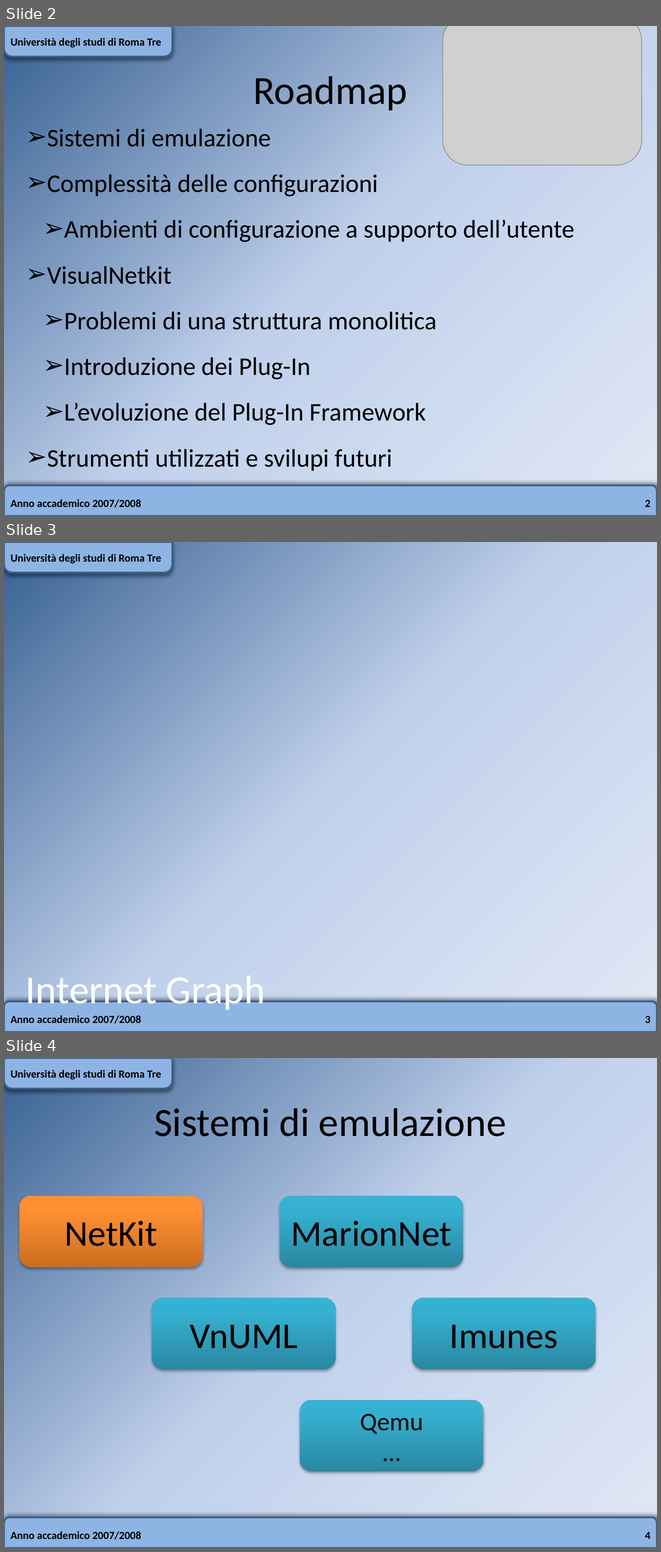
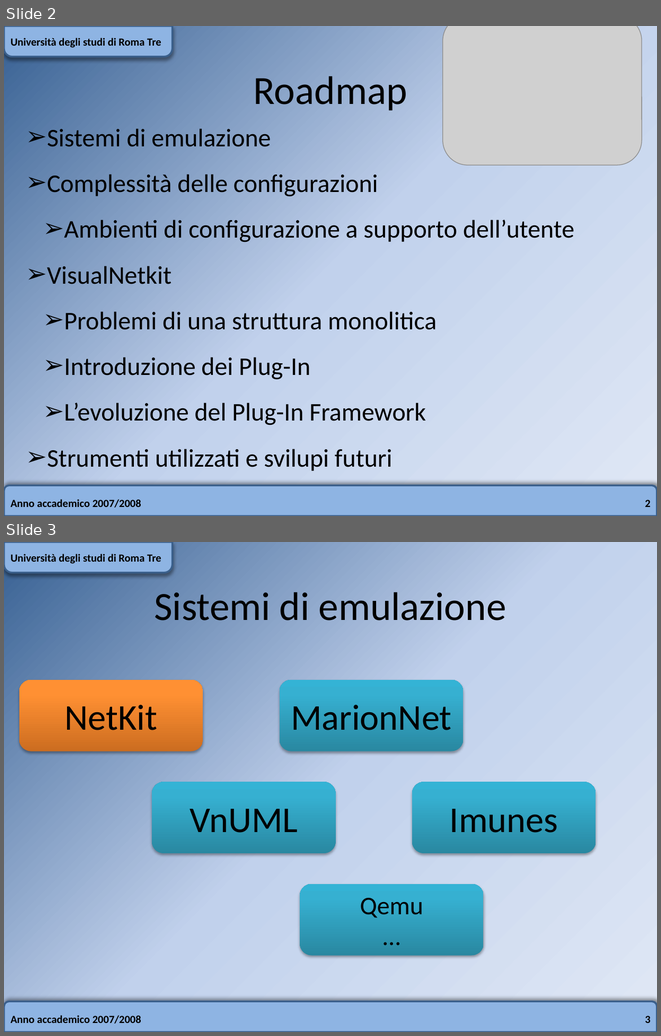
Before and after one commit to slux83/visual-netkit, a slide deck: thesis_adf/presentazione_tesi/presentazione.pptx. Shown one above the other, each under a label of ours: slides 2, 3 and 4 before the commit, slides 2 and 3 after it. The pictures are 661x1552 and 661x1036 pixels, drawn with LibreOffice and Linux fonts; fonts in the diff are those of the drawing; grey boxes stand for pictures; background and template pictures are left out. Boxes give left, top, right and bottom in pixels: in the first picture for what was removed or moved away, otherwise in the second. Text is boxed around its words. In the diff, an @@ line names an element or a change of style, - is before the commit and + after.

Commit message:
slides

```diff
--- a/thesis_adf/presentazione_tesi/presentazione.pptx
+++ b/thesis_adf/presentazione_tesi/presentazione.pptx
@@ slide 3 removed at [4, 542, 657, 1032], background picture (left out); not listed: 2 template elements that a slide beside it also shows @@
@@ text removed at [10, 554, 161, 564] @@
-Università degli studi di Roma Tre
@@ text removed at [26, 976, 265, 1013] @@
-Internet Graph
@@ text removed at [10, 1015, 141, 1023] @@
-Anno accademico 2007/2008
@@ page number removed at [645, 1015, 650, 1023] @@
-3
@@ what was slide 4 is now slide 3 @@
@@ page number at [645, 1015, 650, 1023]: text changed @@
-4
+3
```
Also in this commit, not shown: 2 other files.
